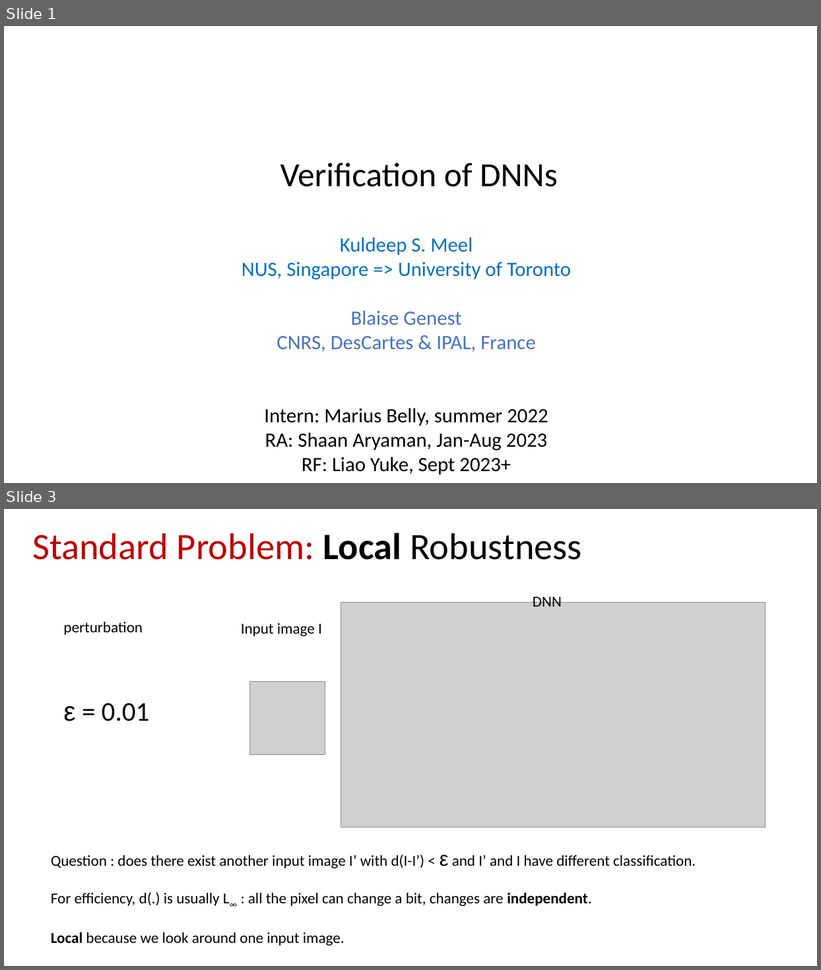
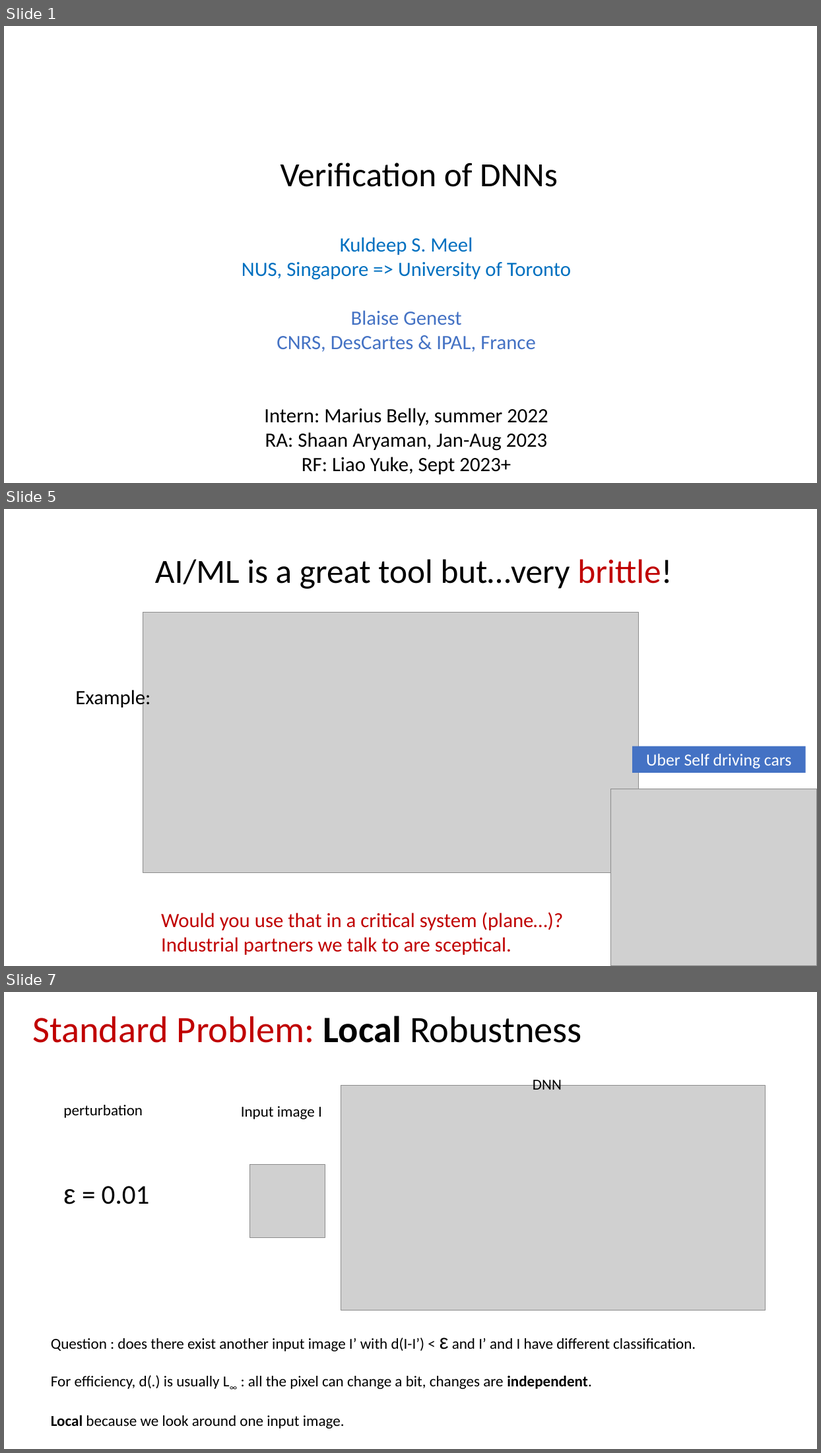
Before and after one commit to blaisegenest/vericompensate, a slide deck: lipschitz/Liptscitz.pptx. Shown one above the other, each under a label of ours: slides 1 and 3 before the commit, slides 1, 5 and 7 after it; the slides between them are not shown. The pictures are 821x970 and 821x1453 pixels, drawn with LibreOffice and Linux fonts; fonts in the diff are those of the drawing; grey boxes stand for pictures. Boxes give left, top, right and bottom in pixels: in the first picture for what was removed or moved away, otherwise in the second. Text is boxed around its words. In the diff, an @@ line names an element or a change of style, - is before the commit and + after.

```diff
--- a/lipschitz/Liptscitz.pptx
+++ b/lipschitz/Liptscitz.pptx
@@ slide 5 added at [4,509,817,966], background #FFFFFF @@
@@ text added at [155,559,672,589], 40 pt, text #000000 @@
+AI/ML is a great tool but…very brittle!
@@ picture added at [143,612,639,873] @@
@@ text added at [75,687,151,710], 24 pt, text #000000 @@
+Example:
@@ rectangle added at [632,747,805,773], fill #4472C4, 20 pt, text #FFFFFF @@
+Uber Self driving cars
@@ picture added at [611,789,817,966] @@
@@ text added at [161,912,564,955], 24 pt, text #C00000 @@
+Would you use that in a critical system (plane…)?
+Industrial partners we talk to are sceptical.
@@ what was slide 3 is now slide 7 @@
```
Also in this commit, not shown: 12 slides changed, 5 other slides added, 2 other files.
